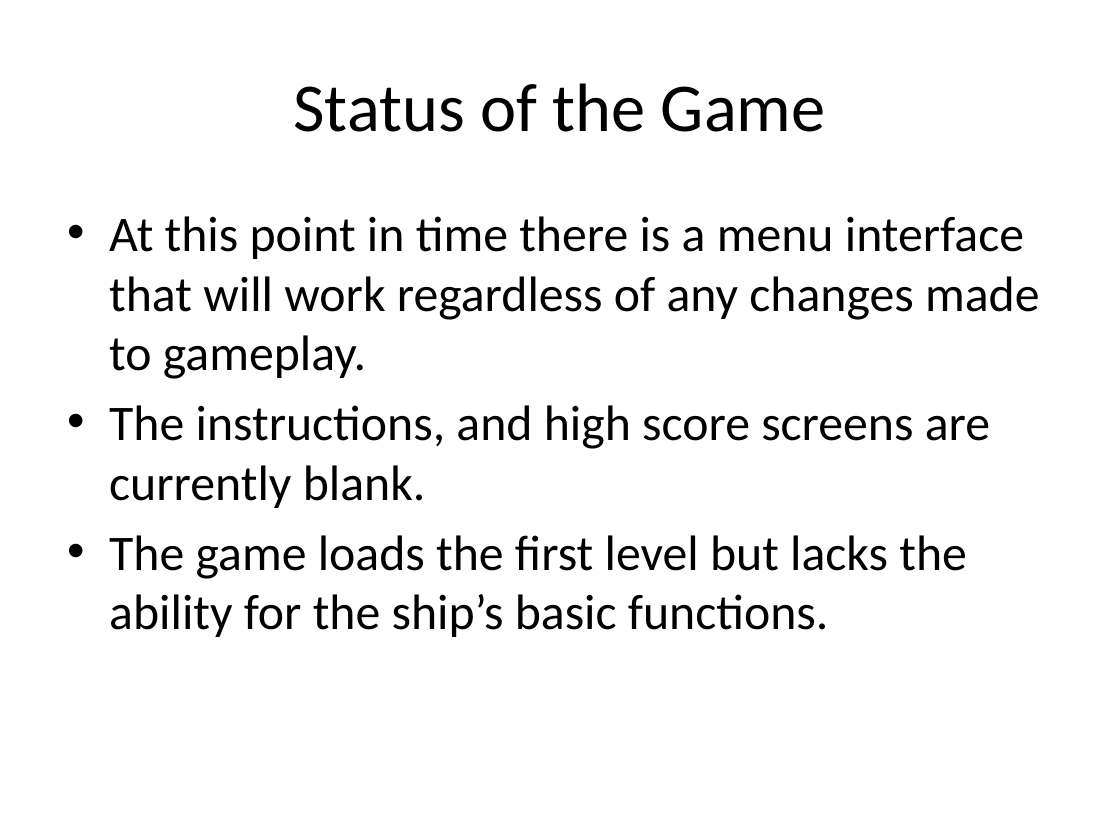
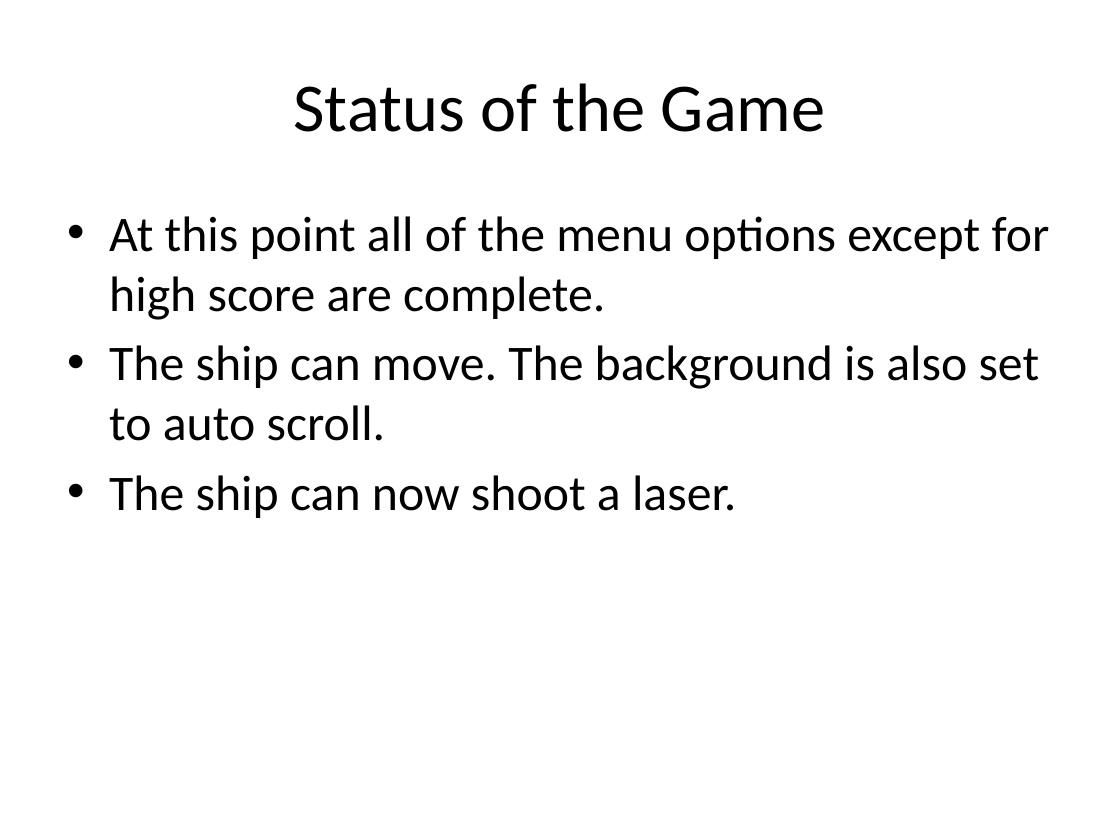
Before and after one commit to csce3513/Team15, a slide deck: slide 9 of Project Starfighter 1.0.pptx (slide 23 before the commit). Drawn at 1120x840 pixels with LibreOffice and Linux fonts; fonts in the diff are those of the drawing; background and template pictures are left out. Boxes give left, top, right and bottom in pixels: in the first picture for what was removed or moved away, otherwise in the second. Text is boxed around its words. In the diff, an @@ line names an element or a change of style, - is before the commit and + after.

```diff
--- a/Project Starfighter 1.0.pptx
+++ b/Project Starfighter 1.0.pptx
@@ text at bbox=[109, 216, 1050, 518]: text changed @@
-• At this point in time there is a menu interface that will work regardless of any changes made to gameplay.
-• The instructions, and high score screens are currently blank.
-• The game loads the first level but lacks the ability for the ship’s basic functions.
+• At this point all of the menu options except for high score are complete.
+• The ship can move. The background is also set to auto scroll.
+• The ship can now shoot a laser.
```
Also in this commit, not shown: 8 other slides changed, 1 slide added, 16 slides removed, 40 other files.
